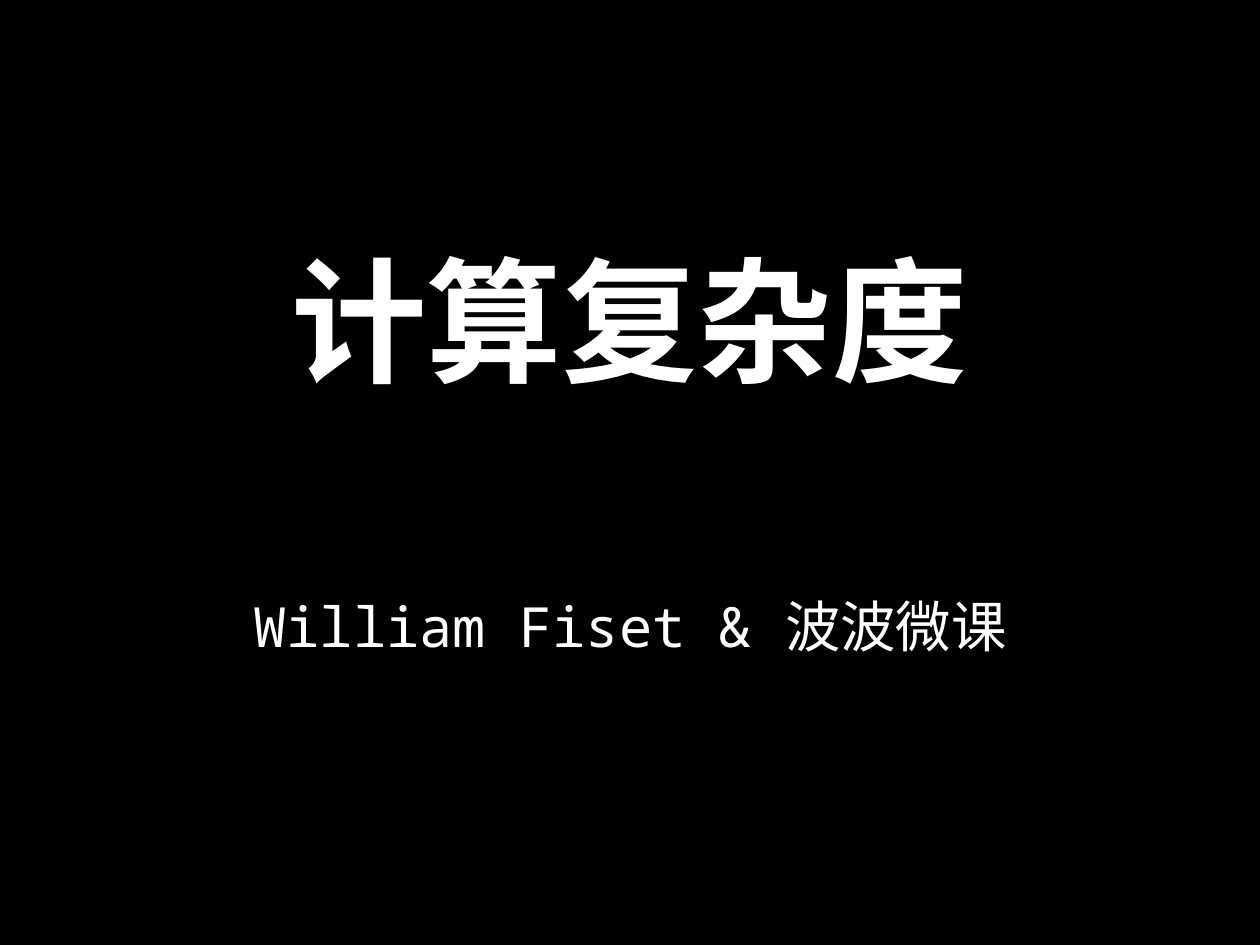
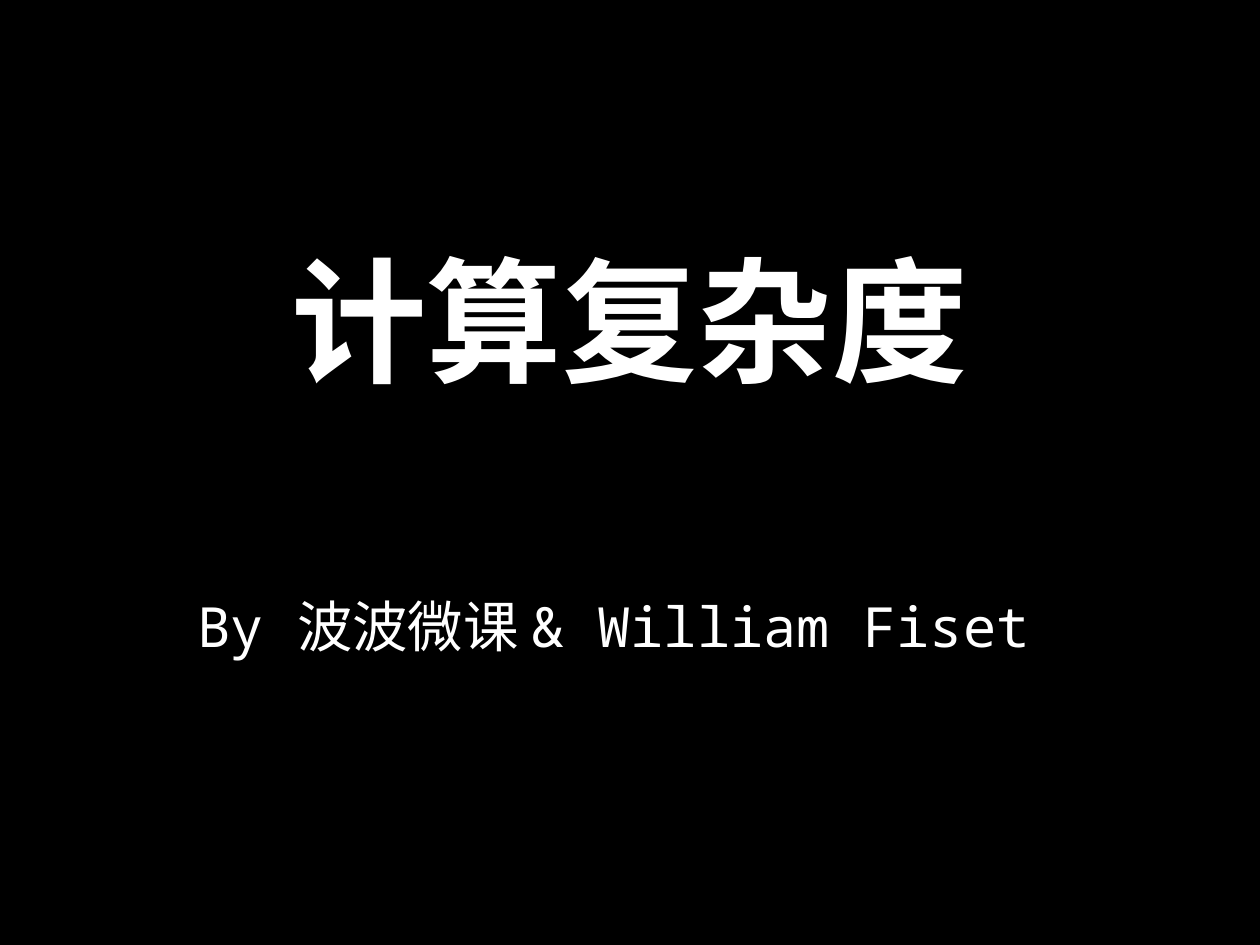
Before and after one commit to spring2go/Algorithms, a slide deck: slide 8 of slides/datastructures/ds_intro_slides.pptx. Drawn at 1260x945 pixels with LibreOffice and Linux fonts; fonts in the diff are those of the drawing. Boxes give left, top, right and bottom in pixels: in the first picture for what was removed or moved away, otherwise in the second. Text is boxed around its words. In the diff, an @@ line names an element or a change of style, - is before the commit and + after.

```diff
--- a/slides/datastructures/ds_intro_slides.pptx
+++ b/slides/datastructures/ds_intro_slides.pptx
@@ subtitle at (x1=197, y1=600, x2=1029, y2=661): text changed @@
-William Fiset & 波波微课
+By 波波微课 & William Fiset
```
Also in this commit, not shown: 9 other slides changed, 1 other file.
